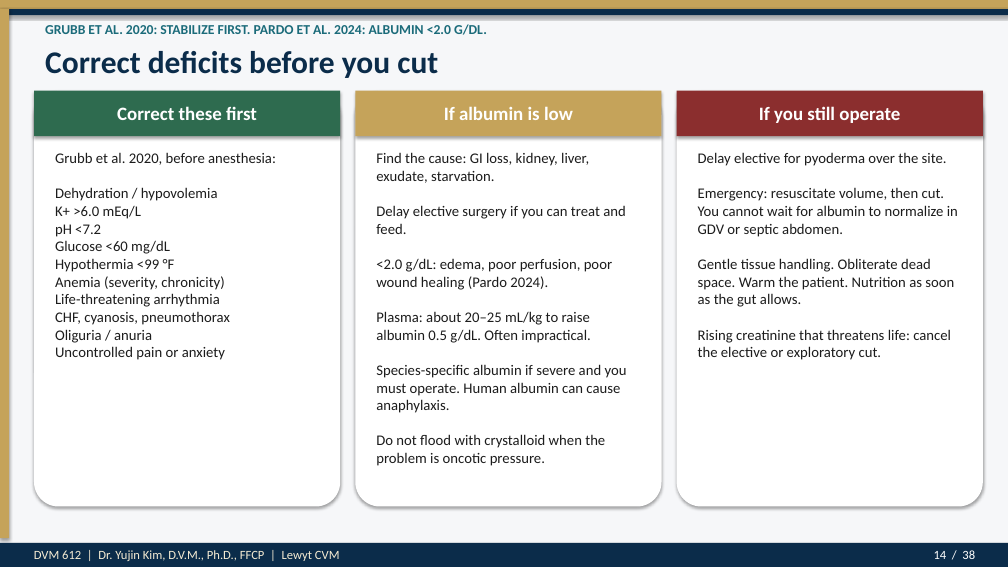
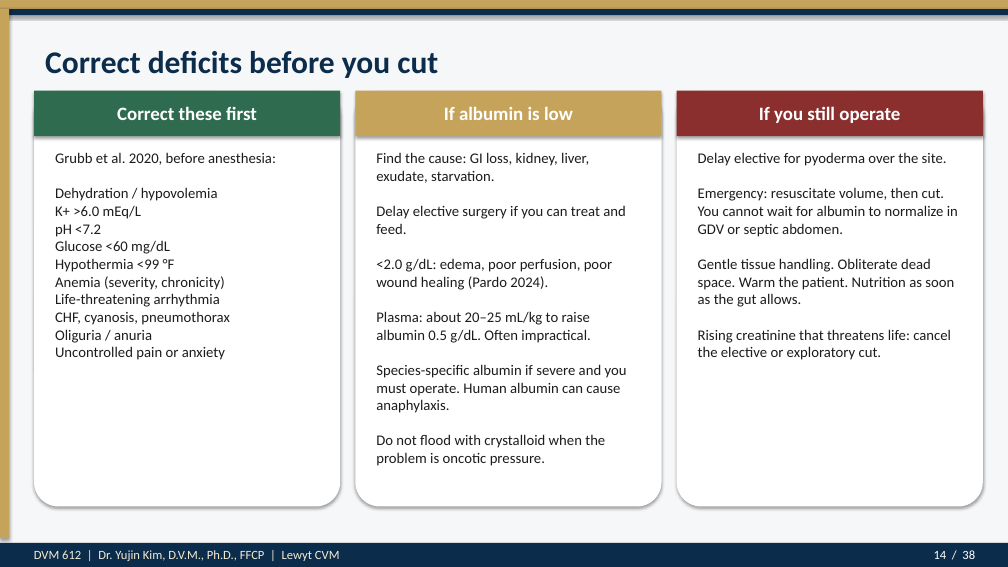
Before and after one commit to drkimvet/happycare, a slide deck: slide 14 of lectures/DVM-612_Week4_Preop_PatientPrep_Postop.pptx. Drawn at 1008x567 pixels with LibreOffice and Linux fonts; fonts in the diff are those of the drawing. Boxes give left, top, right and bottom in pixels: in the first picture for what was removed or moved away, otherwise in the second. Text is boxed around its words. In the diff, an @@ line names an element or a change of style, - is before the commit and + after.

```diff
--- a/lectures/DVM-612_Week4_Preop_PatientPrep_Postop.pptx
+++ b/lectures/DVM-612_Week4_Preop_PatientPrep_Postop.pptx
@@ text removed at [45, 24, 487, 35] @@
-GRUBB ET AL. 2020: STABILIZE FIRST. PARDO ET AL. 2024: ALBUMIN <2.0 G/DL.
```
Also in this commit, not shown: 34 other slides changed, 2 other files.
